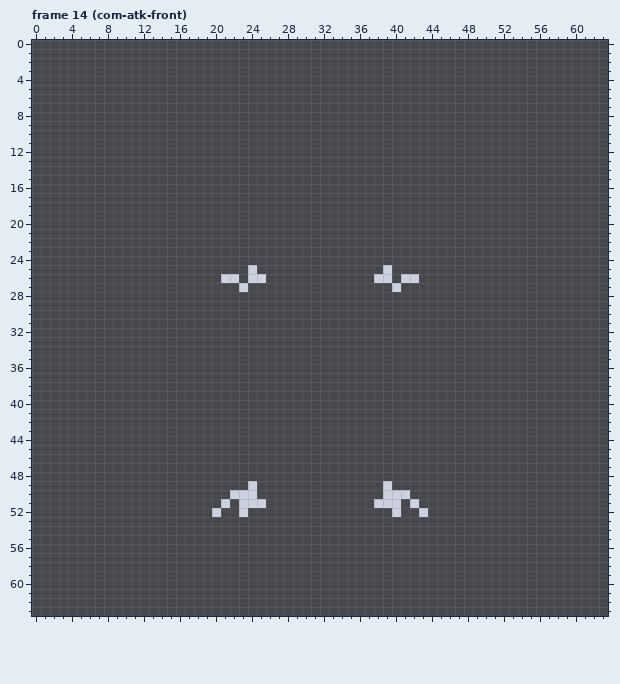
Two versions of one pixel-art file, assets/entities/enemy/boss/aghon/aghon.ase. Above: the version before the commit.
64x64 pixels, 92 frames. Colours within 5 levels of each other are drawn and written as one. Shown: frame 14 (com-atk-front). The commit also changed other frames, which this record leaves out.
After:
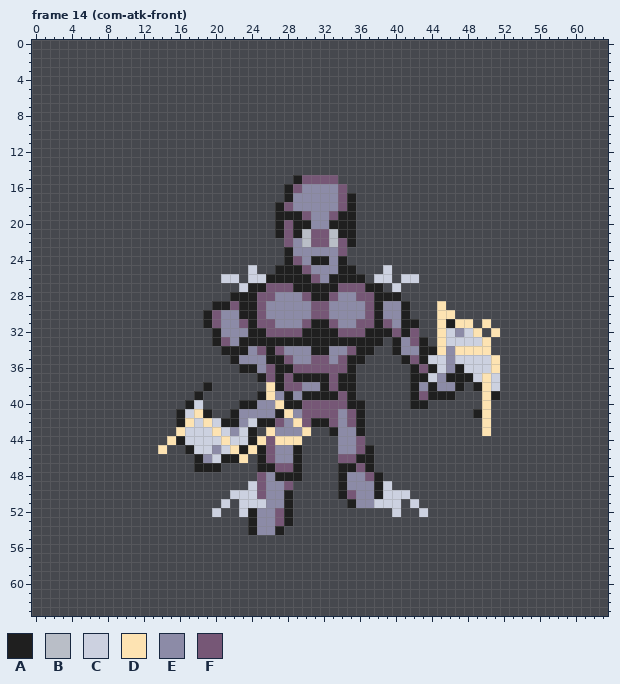
Palette (. is transparent): A #1f1f1f  B #b9bec7  C #ccd1e0  D #fde3b2  E #8c8ba7  F #765776
Message: chore: updated aghons second phase move animations
Changes in this commit:
layer "Layer 4" now shown
layer "Layer 2" now shown
Changed rows in their new state; - is an unchanged pixel.
Frame 14 (com-atk-front), layers "Layer 2", "Layer 4":
first column x 14:
15 ---------------AFFFF------------------
16 --------------AFEEEEF-----------------
17 --------------AEEEEEFA----------------
18 -------------AFEEEEEFA----------------
19 -------------AAAFEEFAA----------------
20 -------------AFAAEEAAA----------------
21 -------------AFABFFBAA----------------
22 --------------FEBFFBFA----------------
23 --------------AEEEEEF-----------------
24 --------------AFEAAEA-----------------
25 -------------AAAFEEEAA----------------
26 ------------AAAAAFEAAAA---------------
27 ----------AAFFFAAAAAFFFAA-------------
28 --------AAAFFEEEFAAFEEFFAAA-----------
29 ------AAFAAFEEEEEFFEEEEFAEEA---D------
30 -----AFEEAAFEEEEEFFEEEEFAEEA---DD-----
31 -----AFEEFAFFEEEFAAFEEFFAFEAA--DADD-D-
32 ------AEEEAAFFFFAAAAFFFAAAFAF--DCECD-D
33 ------AFEAAAAAAAAAAAAAAAA-AEFA-DCCCCD-
34 -------AAAEFAFEEEAAEEFAA--AEEAADEDDDD-
35 --------AEEEAAFEEFFEFAA----AFACCECCCCD
36 ---------AAEFAAFFFFFFA------AFACEACCCD
37 -----------AFAFAAAAFAA------AACEAAACDC
38 -----A------DAFFEEAFAA------AEAEEA-ADC
39 ----A------ADEAEAAAAFA------AFAAA---DA
40 ---AC----AAEEDAAFFFFFAA-----AA------D-
41 --ACDA--AEEEEADEFFFFEFA------------AD-
42 --ADCDCAAECAAFEDFAAFEFA-------------D-
43 --DCCCDCECA-DEEED--AEEA-------------D-
44 -DACCCCDCCADFDDD----EEF---------------
45 D--ACCECDADAFEEA----EEFA--------------
46 ----AECAAD-AFEEA----FFAA--------------
47 ----AAA----AAFFA----AAFA--------------
48 -----------FEAAA----AEEFA-------------
49 -----------FEEF-----AEEEA-------------
50 -----------FEEA-----AFEEA-------------
51 ------------EEA------AEE--------------
52 ----------AEEFA-----------------------
53 ----------AEEFA-----------------------
54 ----------AEEA------------------------
Where, in picture pixels (left, top, right, bottom), the same in both pictures:
added: (158, 175, 500, 535)
